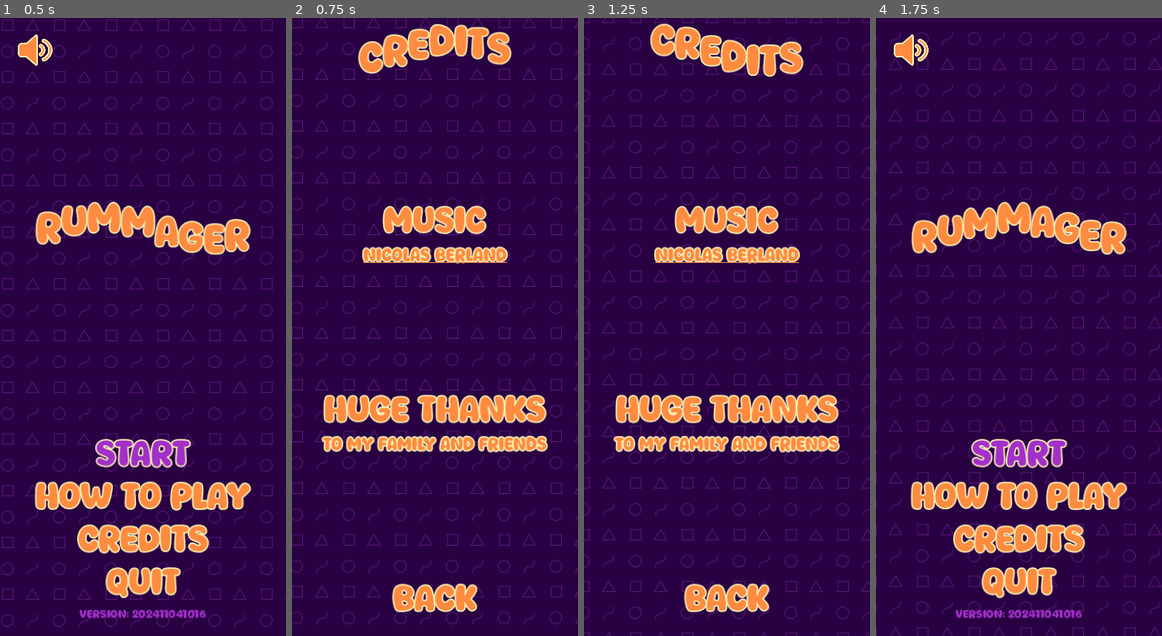
Above: before the commit, frames 1-4 (left to right).
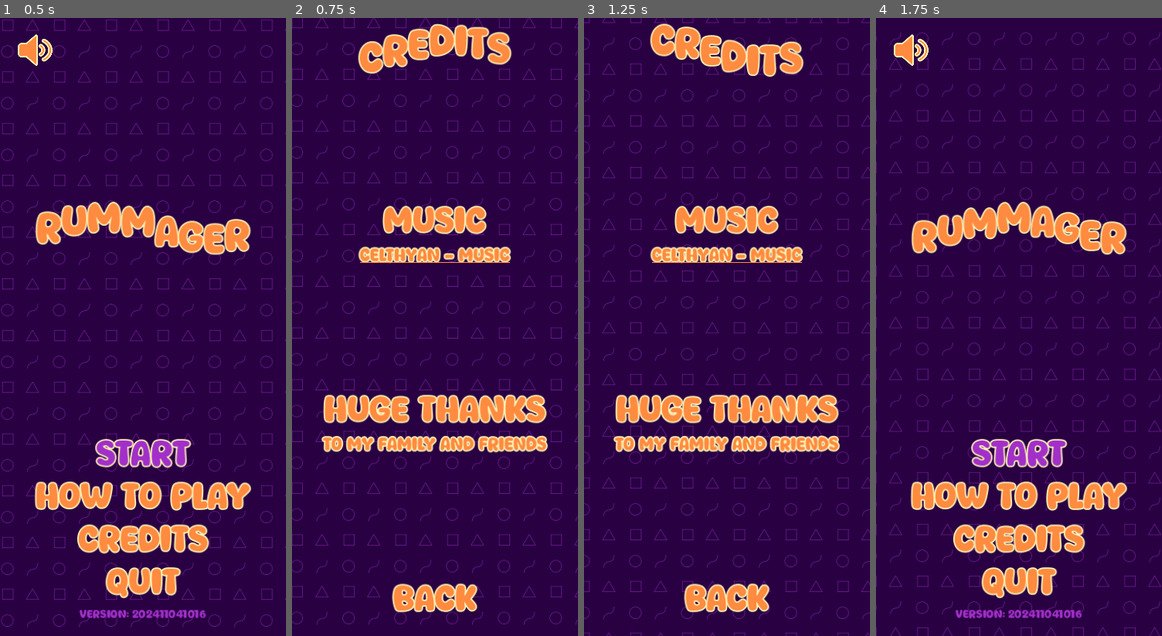
Above: after the commit, the same moments.

Repository: magopian/rummager
Game: Godot game, scene res://start_menu.tscn
Same seed, same stepped clock (60 frames per second), same inputs: the game is played once before the commit and once after it.
Inputs (mouse positions are in pixels of both pictures, inside the frame that each line leads up to):
- Up to frame 1 (0.5 s): no input
- Up to frame 2 (0.75 s): click "Credits" at 0.5 s
- Up to frame 3 (1.25 s): no input
- Up to frame 4 (1.75 s): move the mouse to (1081, 296) at 1.27 s; click (1081, 296) at 1.42 s

Frame 1 is identical in both runs. In frame 2, 1.0% of the frame differs, in the area x 22-77%, y 36-40%; in frame 3, 1.0%; in frame 4, nothing differs.

Commit message:
Fix credits for Nicolas

Diff:
--- a/credits.tscn
+++ b/credits.tscn
@@ -75,7 +75,7 @@
 theme_override_colors/font_outline_color = Color(1, 0.956863, 0.721569, 1)
 theme_override_constants/outline_size = 8
 theme_override_font_sizes/font_size = 24
-text = "Nicolas Berland"
+text = "Celthyan - Music"
 uri = "https://www.youtube.com/@celthyan-music1118/videos"
 
 [node name="Control3" type="Control" parent="ClickToChangeScene/MarginContainer/VBoxContainer"]
